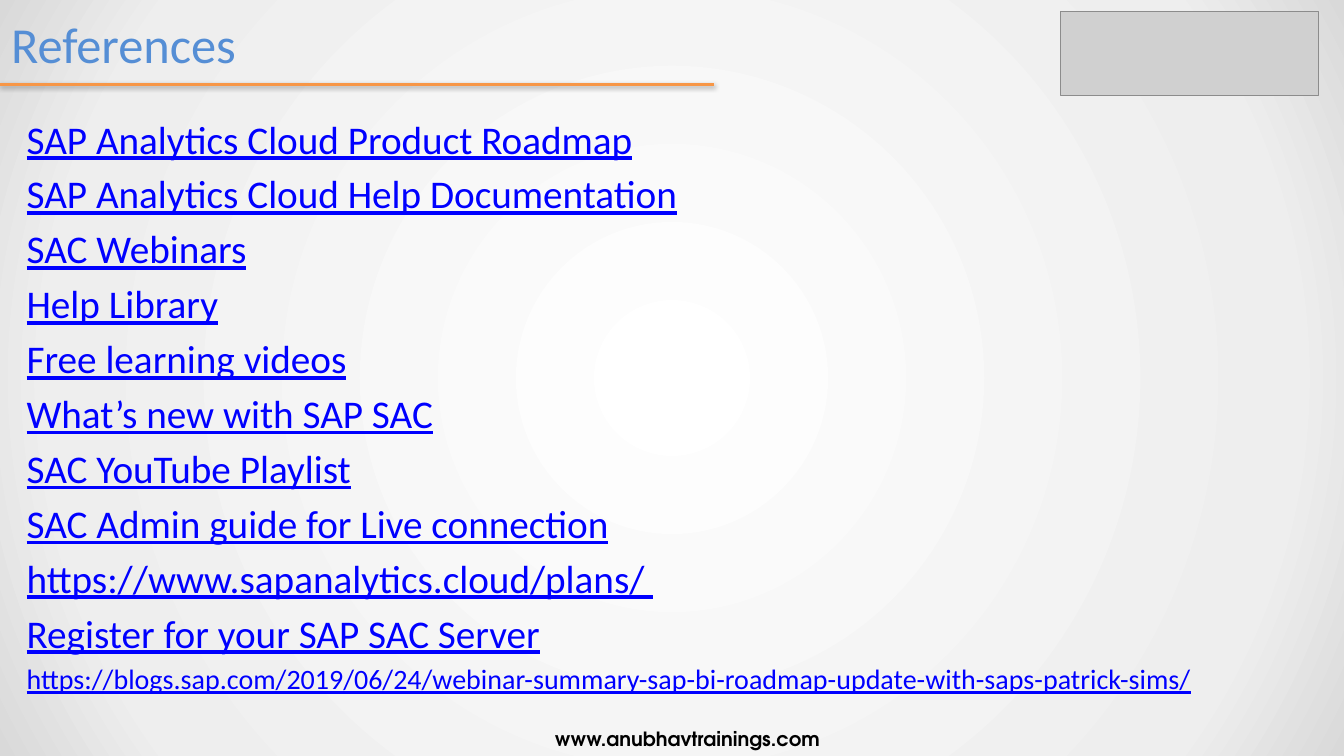
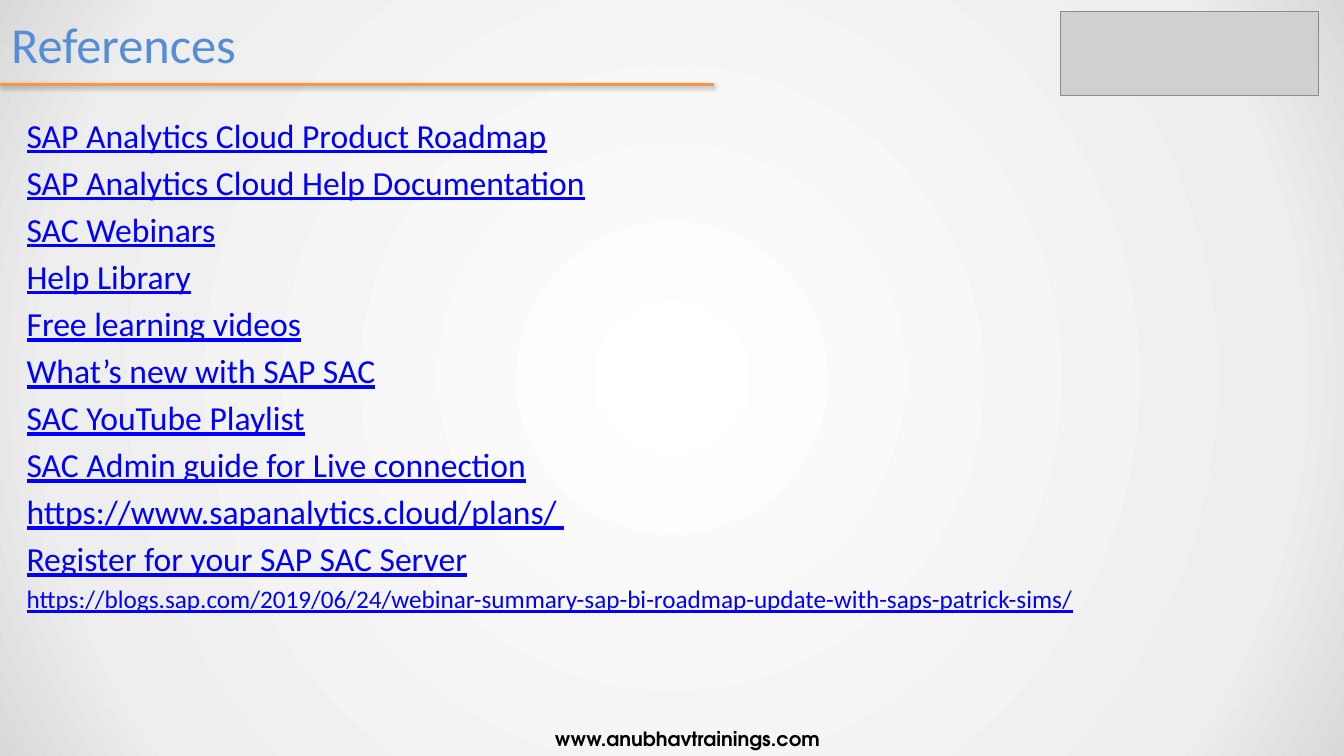
Before and after one commit to samui5/saccorptraining, a slide deck: slide 21 of day 1/SAC_Training Day 1.pptx. Drawn at 1344x756 pixels with LibreOffice and Linux fonts; fonts in the diff are those of the drawing; grey boxes stand for pictures. Boxes give left, top, right and bottom in pixels: in the first picture for what was removed or moved away, otherwise in the second. Text is boxed around its words. In the diff, an @@ line names an element or a change of style, - is before the commit and + after.

```diff
--- a/day 1/SAC_Training Day 1.pptx
+++ b/day 1/SAC_Training Day 1.pptx
@@ text "SAP Analytics Cloud Product Roadmap" at <box>27,124,1072,613</box>: size 28 to 24 pt in "SAP Analytics Cloud Product Roadmap", "SAP Analytics Cloud Help Documentation", "SAC Webinars", "Help Library" and 6 more places; size 20 to 18 pt in "https://blogs.sap.com/2019/06/24/webinar-summary-sap-bi-road ..." @@
```
Also in this commit, not shown: 6 other files.
